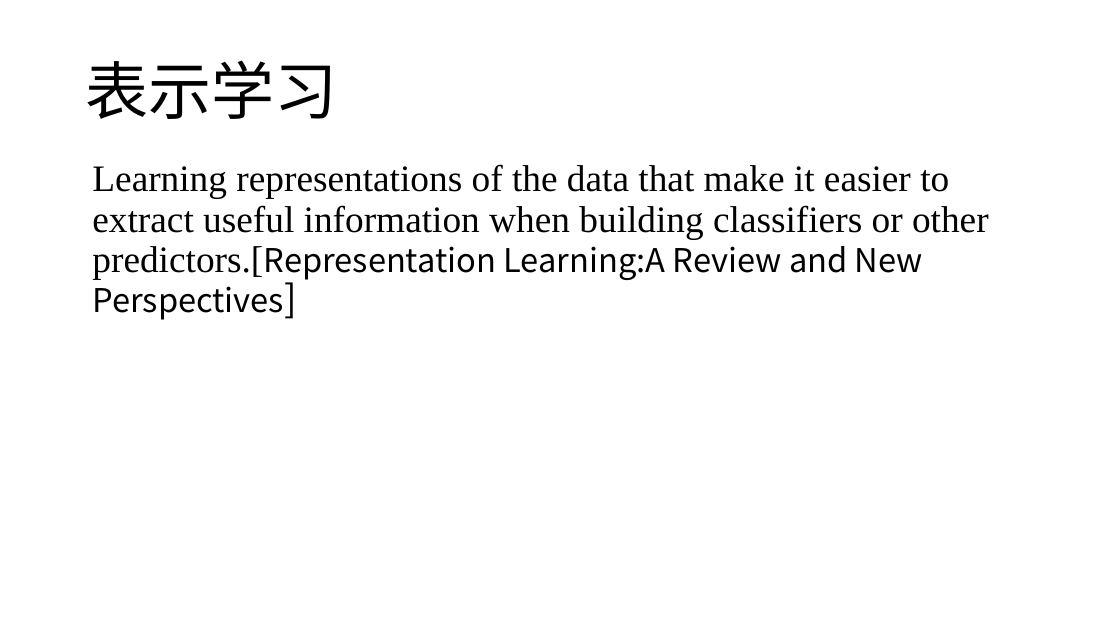
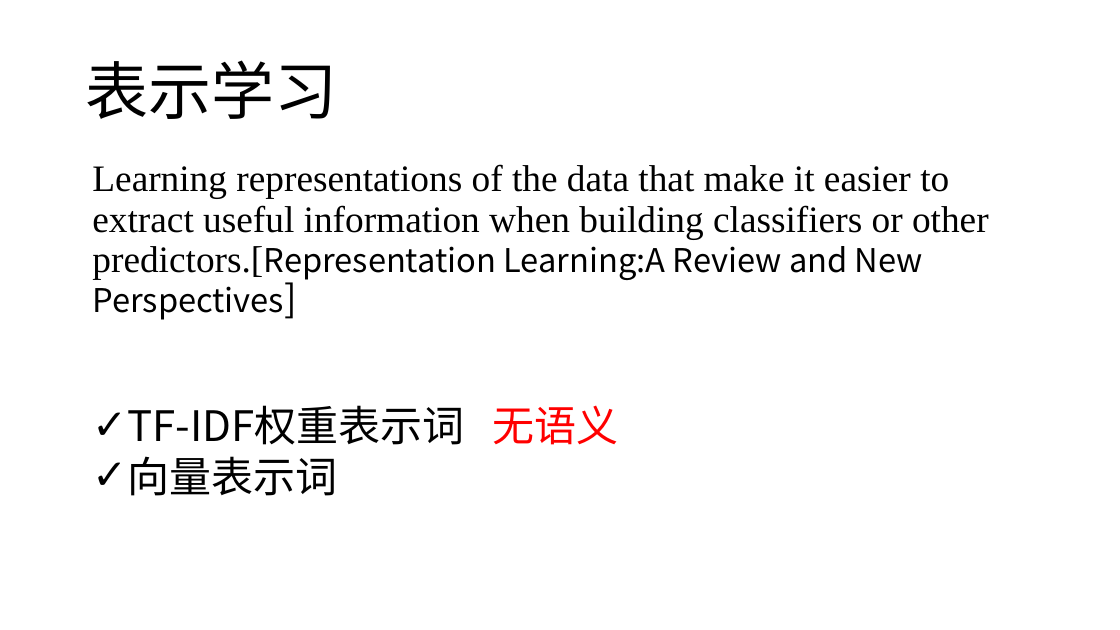
Before and after one commit to zyxdSTU/presetation, a slide deck: slide 2 of 知识表示学习/知识表示学习.pptx. Drawn at 1120x630 pixels with LibreOffice and Linux fonts; fonts in the diff are those of the drawing. Boxes give left, top, right and bottom in pixels: in the first picture for what was removed or moved away, otherwise in the second. Text is boxed around its words. In the diff, an @@ line names an element or a change of style, - is before the commit and + after.

```diff
--- a/知识表示学习/知识表示学习.pptx
+++ b/知识表示学习/知识表示学习.pptx
@@ text added at bbox=[127, 405, 619, 496], 36 pt, text #000000 @@
+✓ TF-IDF权重表示词 无语义
+✓ 向量表示词
```
Also in this commit, not shown: 2 other files.
